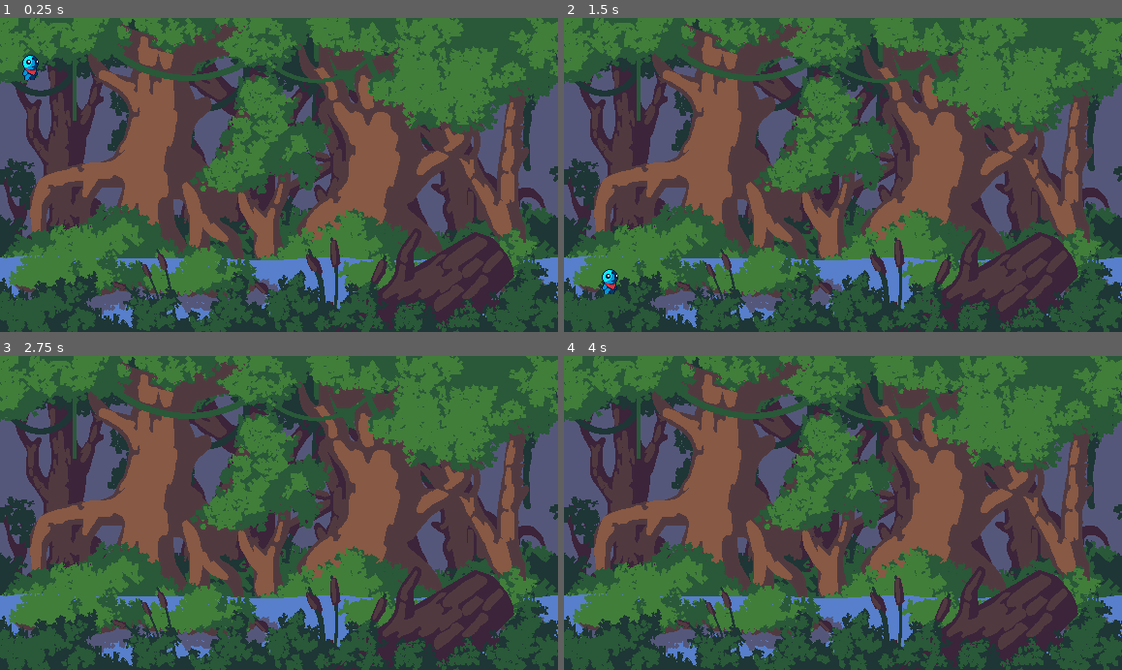
Above: before the commit, frames 1-4 (two rows, left to right).
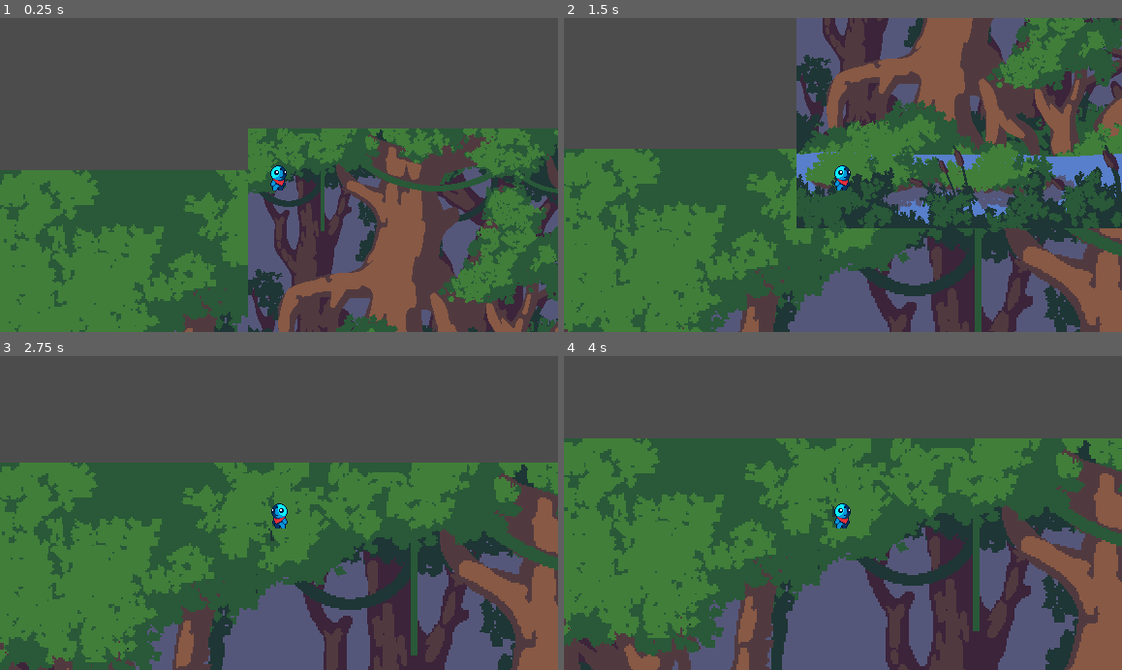
Above: after the commit, the same moments.

Repository: maktoobgar/chest_choose
Game: Godot game, scene res://scenes/levels/game.tscn
Two runs of this game, one before a commit and one after it. Both use one fixed random seed, a clock stepped at 60 frames per second and the inputs below. The project has no main scene, so this scene is started directly.
Inputs:
- Up to frame 1 (0.25 s): no input
- Up to frame 2 (1.5 s): hold Right (ui_right) from 0.53 s (still down)
- Up to frame 3 (2.75 s): release Right (ui_right) at 2.03 s; hold Left (ui_left) from 2.03 s (still down)
- Up to frame 4 (4 s): release Left (ui_left) at 2.78 s; hold Right (ui_right) from 2.78 s (still down)

The runs differ from the first frame. In frame 1, 81% of the frame differs, in the area x 0-100%, y 0-100%; in frame 2, 83%; in frame 3, 84%; in frame 4, 85%.

Commit message:
✅ scrolling background and camera added

Diff:
--- a/scenes/instances/dude.tscn
+++ b/scenes/instances/dude.tscn
@@ -7,6 +7,7 @@
 [ext_resource path="res://animations/characters/dude monster/Dude_Monster_Jump_8.png" type="Texture" id=5]
 [ext_resource path="res://animations/characters/dude monster/Dude_Monster_Hurt_4.png" type="Texture" id=6]
 [ext_resource path="res://animations/characters/dude monster/Dude_Monster_Walk_6.png" type="Texture" id=7]
+[ext_resource path="res://single-sprites/backgrounds/Background.png" type="Texture" id=8]
 [ext_resource path="res://animations/characters/dude monster/Dude_Monster_Death_8.png" type="Texture" id=9]
 [ext_resource path="res://animations/characters/dude monster/Dude_Monster_Climb_4.png" type="Texture" id=10]
 [ext_resource path="res://scripts/dude_physic_animation_state_machine.gd" type="Script" id=11]
@@ -629,3 +630,18 @@
 [node name="character" type="Sprite" parent="."]
 texture = ExtResource( 2 )
 hframes = 6
+
+[node name="Camera2D" type="Camera2D" parent="."]
+current = true
+smoothing_speed = 1.0
+
+[node name="background" type="ParallaxBackground" parent="."]
+
+[node name="backgroundLayer" type="ParallaxLayer" parent="background"]
+motion_scale = Vector2( 0.1, 0.1 )
+motion_mirroring = Vector2( 1080, 0 )
+
+[node name="image" type="Sprite" parent="background/backgroundLayer"]
+scale = Vector2( 1.875, 1.875 )
+texture = ExtResource( 8 )
+centered = false
Not shown: 1 places in scenes/instances/dude.tscn that only renumber resources
